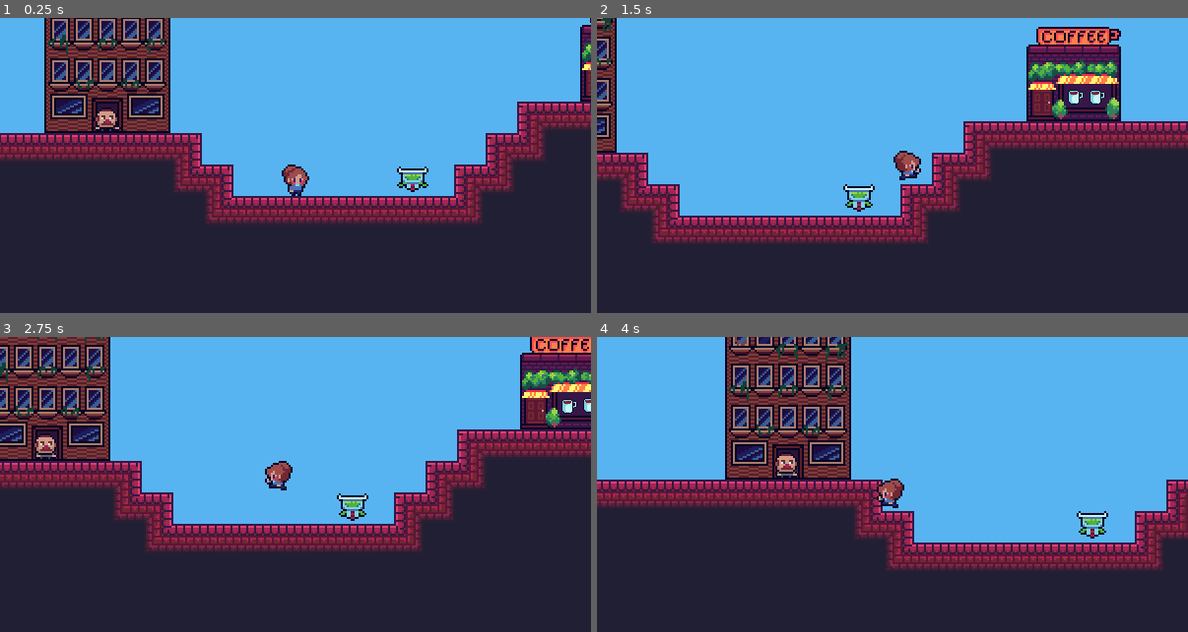
Above: before the commit, frames 1-4 (two rows, left to right).
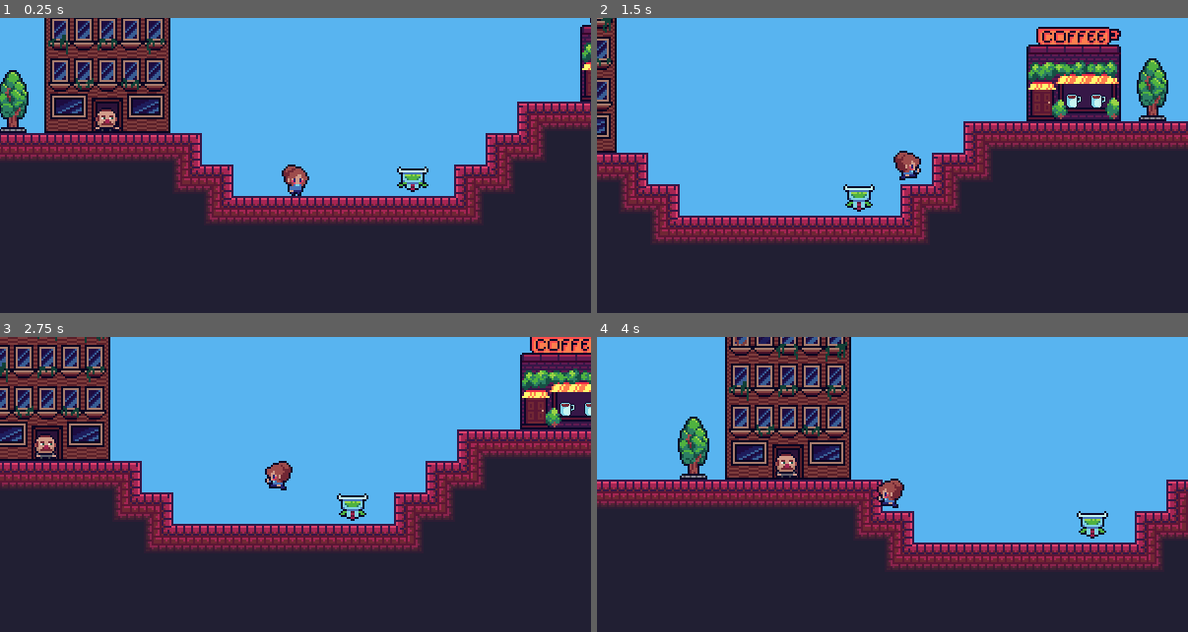
Above: after the commit, the same moments.

Repository: SusieValdez/Instant-Coffee
Game: Godot game, scene res://levels/Level 1.tscn
Two runs of this game, one before a commit and one after it. Both use one fixed random seed, a clock stepped at 60 frames per second and the inputs below.
Inputs:
- Up to frame 1 (0.25 s): no input
- Up to frame 2 (1.5 s): hold W (jump) 0.53-1.28 s; hold D (right) from 0.53 s (still down); tap E (interact, bound only after the commit) at 0.6 s; tap W (jump) at 1.35 s
- Up to frame 3 (2.75 s): tap W (jump) at 1.52, 1.82 s; tap E (interact, bound only after the commit) at 1.55, 2.1 s; release D (right) at 2.03 s; hold A (left) from 2.03 s (still down); hold W (jump) from 2.03 s (still down)
- Up to frame 4 (4 s): keep holding A (left); release W (jump) at 2.78 s; tap E (interact, bound only after the commit) at 2.85 s; tap W (jump) at 3.02, 3.32 s; hold W (jump) from 3.53 s (still down)

The runs differ from the first frame. In frame 1, 0.8% of the frame differs, in the area x 0-5%, y 17-39%; in frame 2, 1.1%, in the area x 79-97%, y 13-35%; in frame 3, 0.2%; in frame 4, 0.8%.

Commit message:
add coffee shop with spawned coffee, which can be interacted with

Diff:
--- /dev/null
+++ b/buildings/HotCoffeeShop/HotCoffeeShop.gd
@@ -0,0 +1,48 @@
+extends Sprite
+
+onready var Coffee = preload("res://objects/Coffee.tscn")
+
+var selected_items = []
+
+func get_selected_item():
+	if selected_items.size() > 0:
+		return selected_items[0]
+	return null
+
+func _ready():
+	spawn_coffee(get_node("ItemSpawnLocations/Node2D").position)
+	spawn_coffee(get_node("ItemSpawnLocations/Node2D2").position)
+
+func _process(_delta):
+	for i in selected_items.size():
+		var selected_item = selected_items[i]
+		if i == 0:
+			selected_item.set_outline_color(Color.white)
+		else:
+			selected_item.set_outline_color(Color.transparent)
+
+func spawn_coffee(spawn_position: Vector2):
+	var coffee = Coffee.instance()
+	coffee.scale = Vector2(0.5, 0.5)
+	coffee.position = spawn_position
+	add_child(coffee)
+	coffee.connect("item_selected", self, "_on_item_selected")
+	coffee.connect("item_deselected", self, "_on_item_deselected")
+
+func _on_item_selected(item, _selector):
+	selected_items.push_front(item)
+
+func _on_item_deselected(item, _selector):
+	item.set_outline_color(Color.transparent)
+	selected_items.erase(item)
+
+func _on_InteractZone_body_entered(body):
+	body.start_interacting_with(self)
+
+func _on_InteractZone_body_exited(body):
+	body.stop_interacting_with(self)
+
+func interact_with(_body):
+	var selected_item = get_selected_item()
+	if selected_item != null:
+		selected_item.queue_free() # Replace with add to inventory
--- /dev/null
+++ b/buildings/HotCoffeeShop/HotCoffeeShop.tscn
@@ -0,0 +1,29 @@
+[gd_scene load_steps=4 format=2]
+
+[ext_resource path="res://assets/coffee-shop.png" type="Texture" id=1]
+[ext_resource path="res://buildings/HotCoffeeShop/HotCoffeeShop.gd" type="Script" id=2]
+
+[sub_resource type="RectangleShape2D" id=1]
+extents = Vector2( 14.1269, 5.36596 )
+
+[node name="HotCoffeeShop" type="Sprite"]
+position = Vector2( -0.0883942, 0 )
+texture = ExtResource( 1 )
+script = ExtResource( 2 )
+
+[node name="ItemSpawnLocations" type="Node" parent="."]
+
+[node name="Node2D" type="Node2D" parent="ItemSpawnLocations"]
+position = Vector2( 0, 12.5078 )
+
+[node name="Node2D2" type="Node2D" parent="ItemSpawnLocations"]
+position = Vector2( 12.1976, 12.3587 )
+
+[node name="InteractZone" type="Area2D" parent="."]
+
+[node name="CollisionShape2D" type="CollisionShape2D" parent="InteractZone"]
+position = Vector2( 6.82094, 18.4305 )
+shape = SubResource( 1 )
+
+[connection signal="body_entered" from="InteractZone" to="." method="_on_InteractZone_body_entered"]
+[connection signal="body_exited" from="InteractZone" to="." method="_on_InteractZone_body_exited"]
--- a/entities/BUTLER/BUTLER.gd
+++ b/entities/BUTLER/BUTLER.gd
@@ -2,54 +2,7 @@
 
 class_name BUTLER
 
-export (int) var speed
-export (int) var jump_speed
-export (int) var gravity
-export (int) var hard_gravity
-export (int) var max_fall_speed
-
-export var ACCELERATION = 300
-export var MAX_SPEED = 50
-export var FRICTION = 200
-
-var velocity = Vector2.ZERO
-
 onready var animation_player = $AnimationPlayer
-onready var stun_timer = $StunTimer
-onready var sprite = $Sprite
-
-enum {
-	IDLE,
-	WANDER,
-}
-
-
-var state = IDLE
 
 func _ready():
-	state = pick_random_state([IDLE, WANDER])
-
-func _physics_process(delta):
-	match state:
-		IDLE:
-			velocity.x = 0
-		WANDER:
-			velocity = velocity.move_toward(Vector2.ZERO, FRICTION * delta)
-
-	if velocity.x == 0:
-		animation_player.play("Idle")
-	else:
-		animation_player.play("Running")
-
-func pick_random_state(state_list):
-	state_list.shuffle()
-	return state_list.pop_front()
-
-func _on_Hurtbox_body_entered(body):
-	if not body is Player:
-		return
-	animation_player.play("Stunned")
-	stun_timer.start()
-
-func _on_StunTimer_timeout():
 	animation_player.play("Idle")
--- a/entities/BUTLER/BUTLER.tscn
+++ b/entities/BUTLER/BUTLER.tscn
@@ -1,8 +1,7 @@
-[gd_scene load_steps=12 format=2]
+[gd_scene load_steps=10 format=2]
 
 [ext_resource path="res://assets/B.U.T.L.E.R.png" type="Texture" id=1]
 [ext_resource path="res://entities/BUTLER/BUTLER.gd" type="Script" id=2]
-[ext_resource path="res://hurtbox/Hurtbox.tscn" type="PackedScene" id=3]
 
 [sub_resource type="RectangleShape2D" id=1]
 extents = Vector2( 5.76731, 5.32421 )
@@ -115,9 +114,6 @@
 "times": PoolRealArray( 0.1, 0.7, 1.3, 1.9 )
 }
 
-[sub_resource type="RectangleShape2D" id=8]
-extents = Vector2( 4.77518, 1.75256 )
-
 [node name="BUTLER" type="KinematicBody2D"]
 script = ExtResource( 2 )
 
@@ -138,18 +134,3 @@
 anims/Running = SubResource( 5 )
 anims/Stunned = SubResource( 6 )
 anims/Teleporting = SubResource( 7 )
-
-[node name="Hurtbox" parent="." instance=ExtResource( 3 )]
-
-[node name="CollisionShape2D" parent="Hurtbox" index="0"]
-position = Vector2( -0.198425, -2.87716 )
-shape = SubResource( 8 )
-
-[node name="StunTimer" type="Timer" parent="."]
-wait_time = 2.0
-one_shot = true
-
-[connection signal="body_entered" from="Hurtbox" to="." method="_on_Hurtbox_body_entered"]
-[connection signal="timeout" from="StunTimer" to="." method="_on_StunTimer_timeout"]
-
-[editable path="Hurtbox"]
--- a/entities/Ben/Ben.gd
+++ b/entities/Ben/Ben.gd
@@ -1,7 +1,6 @@
 extends KinematicBody2D
 
 onready var animationPlayer = $AnimationPlayer
-onready var sprite = $Sprite
 
 func _ready():
 	animationPlayer.play("Idle")
--- a/entities/Ben/Ben.tscn
+++ b/entities/Ben/Ben.tscn
@@ -3,10 +3,7 @@
 [ext_resource path="res://assets/Ben.png" type="Texture" id=1]
 [ext_resource path="res://entities/Ben/Ben.gd" type="Script" id=2]
 
-[sub_resource type="RectangleShape2D" id=3]
-extents = Vector2( 4.44807, 6.0857 )
-
-[sub_resource type="Animation" id=2]
+[sub_resource type="Animation" id=1]
 resource_name = "Idle"
 length = 0.4
 loop = true
@@ -23,6 +20,9 @@
 "values": [ 0, 1, 2, 3 ]
 }
 
+[sub_resource type="RectangleShape2D" id=2]
+extents = Vector2( 4.54185, 5.52378 )
+
 [node name="Ben" type="KinematicBody2D"]
 script = ExtResource( 2 )
 
@@ -30,11 +30,10 @@
 position = Vector2( -0.280933, -0.936441 )
 texture = ExtResource( 1 )
 hframes = 4
-frame = 3
+
+[node name="AnimationPlayer" type="AnimationPlayer" parent="."]
+anims/Idle = SubResource( 1 )
 
 [node name="CollisionShape2D" type="CollisionShape2D" parent="."]
-position = Vector2( 0.468224, 0.655508 )
-shape = SubResource( 3 )
-
-[node name="AnimationPlayer" type="AnimationPlayer" parent="."]
-anims/Idle = SubResource( 2 )
+position = Vector2( 0.0936432, 0.65551 )
+shape = SubResource( 2 )
--- a/entities/player/Player.gd
+++ b/entities/player/Player.gd
@@ -9,6 +9,7 @@
 export (int) var max_fall_speed
 
 var velocity = Vector2.ZERO
+var interactable = null
 
 onready var animationPlayer = $AnimationPlayer
 onready var sprite = $Sprite
@@ -16,6 +17,8 @@
 func _process(_delta):
 	if Input.is_action_just_pressed("menu"):
 		get_tree().quit()
+	if Input.is_action_just_pressed("interact") and interactable != null:
+		interactable.interact_with(self)
 
 func _physics_process(delta):
 	velocity.x = 0
@@ -50,3 +53,9 @@
 		animationPlayer.play("Jump")
 
 	velocity = move_and_slide(velocity, Vector2.UP)
+
+func start_interacting_with(body):
+	interactable = body
+
+func stop_interacting_with(body):
+	interactable = null
--- a/levels/Level 1.tscn
+++ b/levels/Level 1.tscn
@@ -3,11 +3,11 @@
 [ext_resource path="res://assets/bricks/tileset_bricks.tres" type="TileSet" id=1]
 [ext_resource path="res://entities/player/Player.tscn" type="PackedScene" id=2]
 [ext_resource path="res://entities/BUTLER/BUTLER.tscn" type="PackedScene" id=3]
-[ext_resource path="res://assets/coffee-shop.png" type="Texture" id=4]
+[ext_resource path="res://buildings/HotCoffeeShop/HotCoffeeShop.tscn" type="PackedScene" id=4]
 [ext_resource path="res://assets/officeEdited.png" type="Texture" id=5]
 [ext_resource path="res://entities/Ben/Ben.tscn" type="PackedScene" id=6]
-[ext_resource path="res://assets/items/coffee/americano.png" type="Texture" id=7]
 [ext_resource path="res://entities/Ben/Ben.gd" type="Script" id=8]
+[ext_resource path="res://assets/tree-long.png" type="Texture" id=9]
 
 [node name="Level 1" type="Node2D"]
 
@@ -18,23 +18,20 @@
 format = 1
 tile_data = PoolIntArray( -131063, 0, 0, -131062, 0, 1, -131061, 0, 1, -131060, 0, 1, -131059, 0, 1, -131058, 0, 1, -13 …(3779 unchanged characters)…
 
+[node name="Tree" type="Sprite" parent="."]
+position = Vector2( -112, -32 )
+texture = ExtResource( 9 )
+
+[node name="Tree2" type="Sprite" parent="."]
+position = Vector2( 240, -48 )
+texture = ExtResource( 9 )
+
 [node name="Office" type="Sprite" parent="."]
 position = Vector2( -64, -80 )
 texture = ExtResource( 5 )
 
-[node name="HotCoffeeShop" type="Sprite" parent="."]
+[node name="HotCoffeeShop" parent="." instance=ExtResource( 4 )]
 position = Vector2( 200, -56 )
-texture = ExtResource( 4 )
-
-[node name="Americano" type="Sprite" parent="."]
-position = Vector2( 200.946, -44.3211 )
-scale = Vector2( 0.5, 0.5 )
-texture = ExtResource( 7 )
-
-[node name="Americano2" type="Sprite" parent="."]
-position = Vector2( 211.983, -44.4262 )
-scale = Vector2( 0.5, 0.5 )
-texture = ExtResource( 7 )
 
 [node name="BUTLER" parent="." instance=ExtResource( 3 )]
 position = Vector2( 90.6392, 6.13612 )
@@ -45,3 +42,6 @@
 
 [node name="Player" parent="." instance=ExtResource( 2 )]
 position = Vector2( 31.3036, -15.3115 )
+
+[editable path="BUTLER"]
+[editable path="Ben"]
--- /dev/null
+++ b/objects/Coffee.gd
@@ -0,0 +1,20 @@
+extends Sprite
+
+signal item_selected(item, selector)
+signal item_deselected(item, selector)
+
+onready var area = $Area2D
+
+var time = 0.0
+func _process(delta):
+	offset.y = 2 * sin(time * 5)
+	time += delta
+
+func _on_Area2D_body_entered(body):
+	emit_signal("item_selected", self, body)
+
+func _on_Area2D_body_exited(body):
+	emit_signal("item_deselected", self, body)
+
+func set_outline_color(color):
+	material.set_shader_param("color", color)
--- /dev/null
+++ b/objects/Coffee.tscn
@@ -0,0 +1,97 @@
+[gd_scene load_steps=6 format=2]
+
+[ext_resource path="res://assets/items/coffee/americano.png" type="Texture" id=1]
+[ext_resource path="res://objects/Coffee.gd" type="Script" id=2]
+
+[sub_resource type="Shader" id=3]
+code = "shader_type canvas_item;
+
+uniform vec4 color : hint_color = vec4(1.0);
+uniform float width : hint_range(0, 10) = 1.0;
+uniform int pattern : hint_range(0, 2) = 0; // diamond, circle, square
+uniform bool inside = false;
+uniform bool add_margins = true; // only useful when inside is false
+
+void vertex() {
+	if (add_margins) {
+		VERTEX += (UV * 2.0 - 1.0) * width;
+	}
+}
+
+bool hasContraryNeighbour(vec2 uv, vec2 texture_pixel_size, sampler2D texture) {
+	for (float i = -ceil(width); i <= ceil(width); i++) {
+		float x = abs(i) > width ? width * sign(i) : i;
+		float offset;
+
+		if (pattern == 0) {
+			offset = width - abs(x);
+		} else if (pattern == 1) {
+			offset = floor(sqrt(pow(width + 0.5, 2) - x * x));
+		} else if (pattern == 2) {
+			offset = width;
+		}
+
+		for (float j = -ceil(offset); j <= ceil(offset); j++) {
+			float y = abs(j) > offset ? offset * sign(j) : j;
+			vec2 xy = uv + texture_pixel_size * vec2(x, y);
+
+			if ((xy != clamp(xy, vec2(0.0), vec2(1.0)) || texture(texture, xy).a == 0.0) == inside) {
+				return true;
+			}
+		}
+	}
+
+	return false;
+}
+
+void fragment() {
+	vec2 uv = UV;
+
+	if (add_margins) {
+		vec2 texture_pixel_size = vec2(1.0) / (vec2(1.0) / TEXTURE_PIXEL_SIZE + vec2(width * 2.0));
+
+		uv = (uv - texture_pixel_size * width) * TEXTURE_PIXEL_SIZE / texture_pixel_size;
+
+		if (uv != clamp(uv, vec2(0.0), vec2(1.0))) {
+			COLOR.a = 0.0;
+		} else {
+			COLOR = texture(TEXTURE, uv);
+		}
+	} else {
+		COLOR = texture(TEXTURE, uv);
+	}
+
+	if ((COLOR.a > 0.0) == inside && hasContraryNeighbour(uv, TEXTURE_PIXEL_SIZE, TEXTURE)) {
+		COLOR.rgb = inside ? mix(COLOR.rgb, color.rgb, color.a) : color.rgb;
+		COLOR.a += (1.0 - COLOR.a) * color.a;
+	}
+}"
+
+[sub_resource type="ShaderMaterial" id=4]
+resource_local_to_scene = true
+shader = SubResource( 3 )
+shader_param/color = Color( 1, 1, 1, 0 )
+shader_param/width = 1.0
+shader_param/pattern = 0
+shader_param/inside = false
+shader_param/add_margins = true
+
+[sub_resource type="CapsuleShape2D" id=2]
+radius = 9.97659
+height = 1.97727
+
+[node name="Coffee" type="Sprite"]
+material = SubResource( 4 )
+position = Vector2( 0, 1 )
+texture = ExtResource( 1 )
+offset = Vector2( 0, 0.859896 )
+script = ExtResource( 2 )
+
+[node name="Area2D" type="Area2D" parent="."]
+
+[node name="CollisionShape2D" type="CollisionShape2D" parent="Area2D"]
+position = Vector2( -1.10243, 0.787455 )
+shape = SubResource( 2 )
+
+[connection signal="body_entered" from="Area2D" to="." method="_on_Area2D_body_entered"]
+[connection signal="body_exited" from="Area2D" to="." method="_on_Area2D_body_exited"]
--- a/project.godot
+++ b/project.godot
@@ -66,11 +66,13 @@
 right={
 "deadzone": 0.5,
 "events": [ Object(InputEventKey,"resource_local_to_scene":false,"resource_name":"","device":0,"alt":false,"shift":false,"control":false,"meta":false,"command":false,"pressed":false,"scancode":68,"unicode":0,"echo":false,"script":null)
+, Object(InputEventKey,"resource_local_to_scene":false,"resource_name":"","device":0,"alt":false,"shift":false,"control":false,"meta":false,"command":false,"pressed":false,"scancode":16777233,"unicode":0,"echo":false,"script":null)
  ]
 }
 left={
 "deadzone": 0.5,
 "events": [ Object(InputEventKey,"resource_local_to_scene":false,"resource_name":"","device":0,"alt":false,"shift":false,"control":false,"meta":false,"command":false,"pressed":false,"scancode":65,"unicode":0,"echo":false,"script":null)
+, Object(InputEventKey,"resource_local_to_scene":false,"resource_name":"","device":0,"alt":false,"shift":false,"control":false,"meta":false,"command":false,"pressed":false,"scancode":16777231,"unicode":0,"echo":false,"script":null)
  ]
 }
 jump={
@@ -84,6 +86,11 @@
 "events": [ Object(InputEventKey,"resource_local_to_scene":false,"resource_name":"","device":0,"alt":false,"shift":false,"control":false,"meta":false,"command":false,"pressed":false,"scancode":16777217,"unicode":0,"echo":false,"script":null)
  ]
 }
+interact={
+"deadzone": 0.5,
+"events": [ Object(InputEventKey,"resource_local_to_scene":false,"resource_name":"","device":0,"alt":false,"shift":false,"control":false,"meta":false,"command":false,"pressed":false,"scancode":69,"unicode":0,"echo":false,"script":null)
+ ]
+}
 
 [physics]
 
